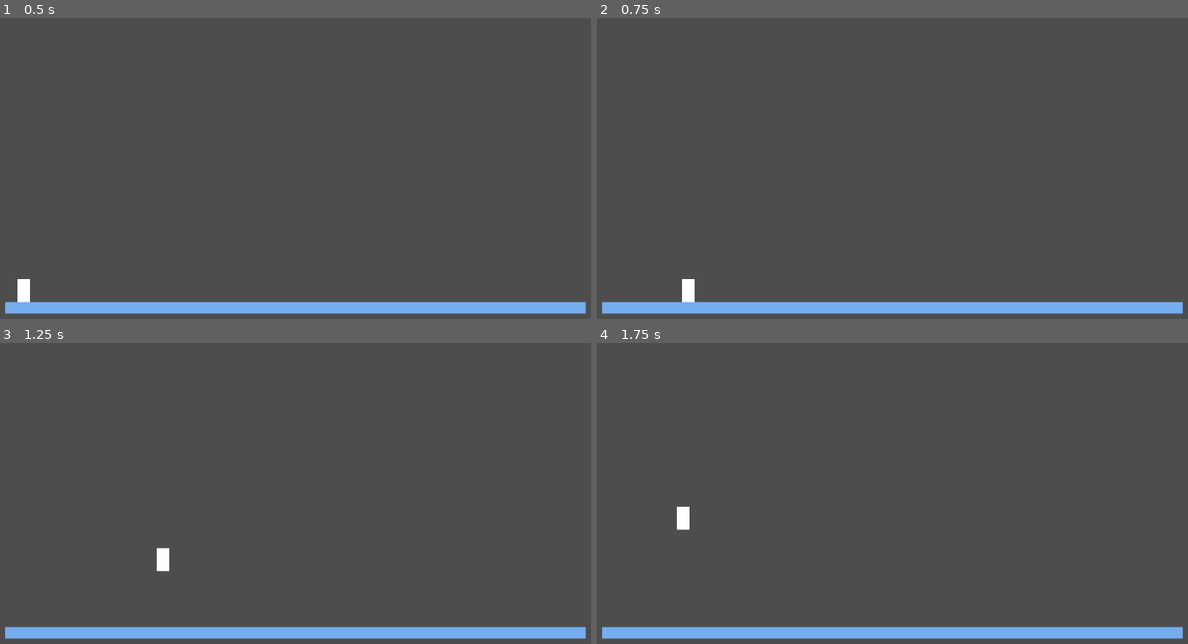
Above: before the commit, frames 1-4 (two rows, left to right).
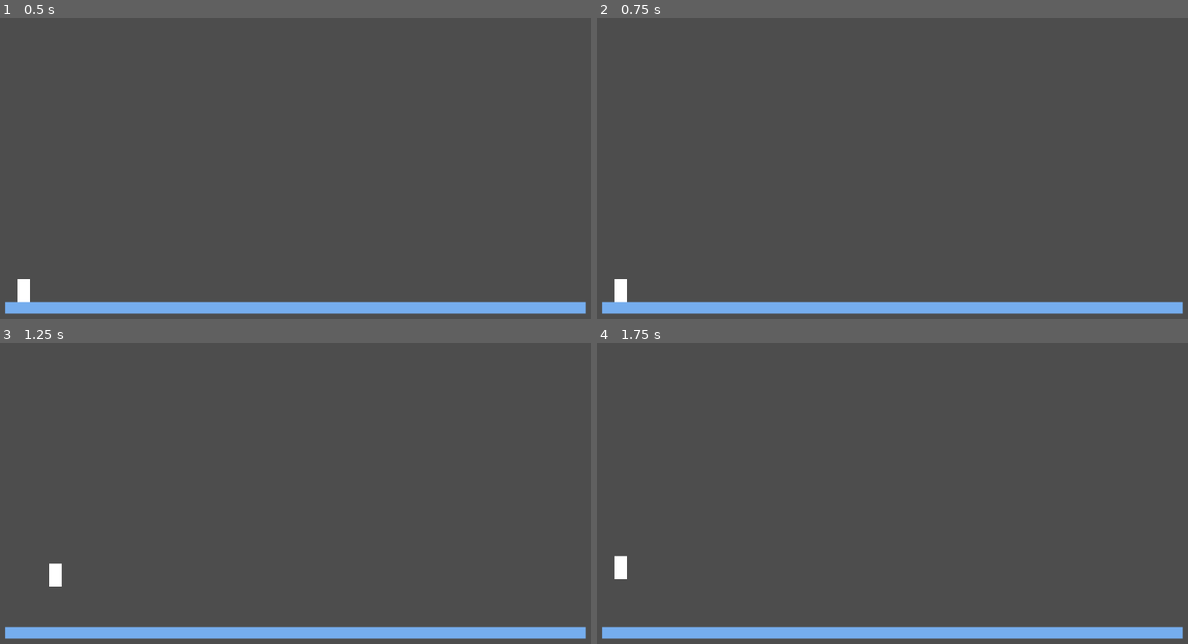
Above: after the commit, the same moments.

Repository: Samanagos/firefighting-game
Game: Godot game, scene res://scenes/Main.tscn
The game is run twice, just before and just after one commit, with the same random seed, the same clock (stepped at 60 frames per second) and the same inputs.
Inputs (mouse positions are in pixels of both pictures, inside the frame that each line leads up to):
- Up to frame 1 (0.5 s): no input
- Up to frame 2 (0.75 s): tap Enter at 0.5 s; move the mouse to (1075, 186) at 0.52 s; press the mouse at (1075, 186) at 0.53 s; hold D (move_right) from 0.53 s (still down); tap Shift (dash) at 0.6 s
- Up to frame 3 (1.25 s): keep holding D (move_right); tap Space (move_jump) at 0.77, 1.07 s
- Up to frame 4 (1.75 s): move the mouse to (797, 547) at 1.27 s; release D (move_right) at 1.28 s; release the mouse at (797, 547) at 1.28 s; hold A (move_left) from 1.28 s (still down); click (797, 547) at 1.35 s; tap Space (move_jump) at 1.52, 1.55 s

Frame 1 is identical in both runs. In frame 2, 0.3% of the frame differs, in the area x 2-17%, y 86-95%; in frame 3, 0.3%; in frame 4, 0.3%, in the area x 2-16%, y 54-79%.

Commit message:
Force based movement is back, Ground check
Spray power editable var, remove dash. Updated .gitignore to ignore tmp
files.

Diff:
--- a/project.godot
+++ b/project.godot
@@ -14,6 +14,14 @@
 run/main_scene="res://scenes/Main.tscn"
 config/features=PackedStringArray("4.2", "GL Compatibility")
 config/icon="res://icon.svg"
+
+[dotnet]
+
+project/assembly_name="firefighter-game"
+
+[editor_plugins]
+
+enabled=PackedStringArray()
 
 [input]
 
@@ -37,7 +45,7 @@
 "events": [Object(InputEventKey,"resource_local_to_scene":false,"resource_name":"","device":-1,"window_id":0,"alt_press …(182 unchanged characters)…
 ]
 }
-water={
+spray={
 "deadzone": 0.5,
 "events": [Object(InputEventMouseButton,"resource_local_to_scene":false,"resource_name":"","device":-1,"window_id":0,"a …(256 unchanged characters)…
 ]
--- a/scenes/Main.tscn
+++ b/scenes/Main.tscn
@@ -8,6 +8,7 @@
 
 [node name="Player" parent="." instance=ExtResource("1_7s12c")]
 position = Vector2(36, -38)
+spray_power = 20.0
 
 [node name="MainPlat" parent="." instance=ExtResource("2_xnqmj")]
 position = Vector2(506, 9)
--- a/scenes/player.tscn
+++ b/scenes/player.tscn
@@ -1,12 +1,20 @@
-[gd_scene load_steps=3 format=3 uid="uid://7segohc0sfkl"]
+[gd_scene load_steps=5 format=3 uid="uid://7segohc0sfkl"]
 
 [ext_resource type="Script" path="res://scripts/player.gd" id="1_isvvp"]
 
 [sub_resource type="RectangleShape2D" id="RectangleShape2D_k0v1r"]
 size = Vector2(22, 40)
 
+[sub_resource type="RectangleShape2D" id="RectangleShape2D_ldrmh"]
+size = Vector2(24, 42)
+
+[sub_resource type="RectangleShape2D" id="RectangleShape2D_ficr6"]
+size = Vector2(22, 1)
+
 [node name="Player" type="RigidBody2D"]
+gravity_scale = 1.5
 script = ExtResource("1_isvvp")
+jump_power = 350.0
 
 [node name="ColorRect" type="ColorRect" parent="."]
 anchors_preset = 8
@@ -23,3 +31,15 @@
 
 [node name="CollisionShape2D" type="CollisionShape2D" parent="."]
 shape = SubResource("RectangleShape2D_k0v1r")
+
+[node name="BodyCol" type="Area2D" parent="."]
+collision_mask = 0
+
+[node name="Detector" type="CollisionShape2D" parent="BodyCol"]
+shape = SubResource("RectangleShape2D_ldrmh")
+
+[node name="GroundCol" type="Area2D" parent="."]
+
+[node name="GroundDetector" type="CollisionShape2D" parent="GroundCol"]
+position = Vector2(0, 20.5)
+shape = SubResource("RectangleShape2D_ficr6")
--- a/scripts/player.gd
+++ b/scripts/player.gd
@@ -1,33 +1,35 @@
 extends RigidBody2D
 
-@export var speed: float = 20000;
+@export var speed: float = 25;
 @export var jump_power: float = 500;
+@export var spray_power: float = 500;
+
+@export var grounded: bool = false
+
+const mult = 100
 
 # Called when the node enters the scene tree for the first time.
 func _ready():
 	lock_rotation = true
+	$GroundCol.body_entered.connect(func(_area): grounded = true)
+	$GroundCol.body_exited.connect(func(_area): grounded = false)
 
 # Called every frame. 'delta' is the elapsed time since the previous frame.
 func _physics_process(delta):
-	var move: Vector2 = Vector2.ZERO
+	print(grounded)
 	if Input.is_action_pressed("move_right"):
-		move += (Vector2.RIGHT * speed * delta)
-		if Input.is_action_just_pressed("dash"):
-			move = (Vector2.RIGHT * speed * 15 * delta)
+		apply_central_impulse(Vector2.RIGHT * speed * delta * mult)
 	elif Input.is_action_pressed("move_left"):
-		move += (Vector2.LEFT * speed * delta)
-		if Input.is_action_just_pressed("dash"):
-			move = (Vector2.LEFT * speed * 15 * delta)
+		apply_central_impulse(Vector2.LEFT * speed * delta * mult)
 
-	if Input.is_action_just_pressed("move_jump"):
-		linear_velocity.y = -jump_power
+	if grounded && Input.is_action_just_pressed("move_jump"):
+		apply_central_impulse(Vector2.UP * jump_power * delta * mult)
 
-	linear_velocity.x = move.x
-	if Input.is_action_pressed("water"):
+	if Input.is_action_pressed("spray"):
 		hose_spray(delta)
 
 func hose_spray(delta: float):
 	var mouse_position = get_viewport().get_mouse_position()
 	var spray_direction = (mouse_position - global_position).normalized()
-	apply_central_force(-spray_direction * 5000)
+	apply_central_impulse(-spray_direction * spray_power * mult * delta)
 	print(spray_direction)
Not shown, changed: .gitignore
